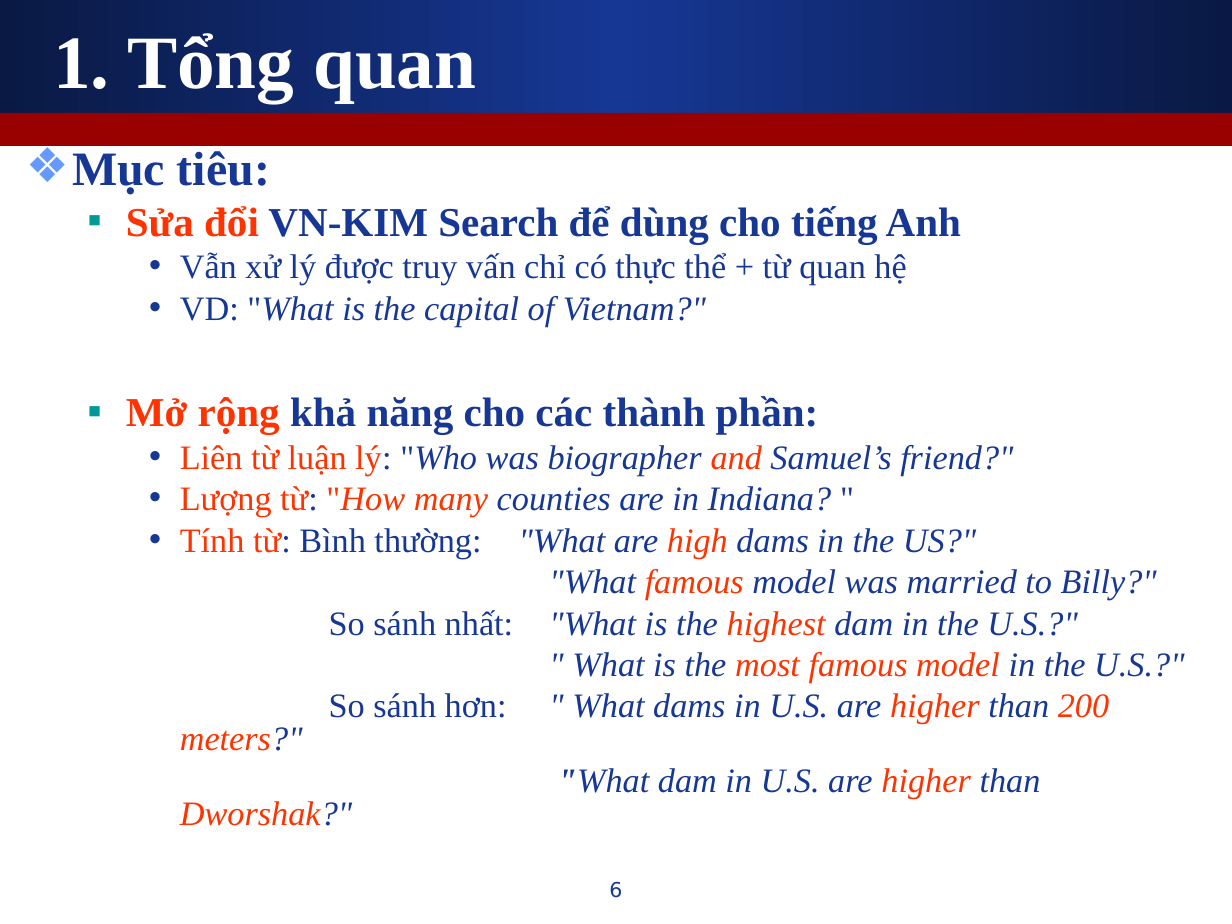
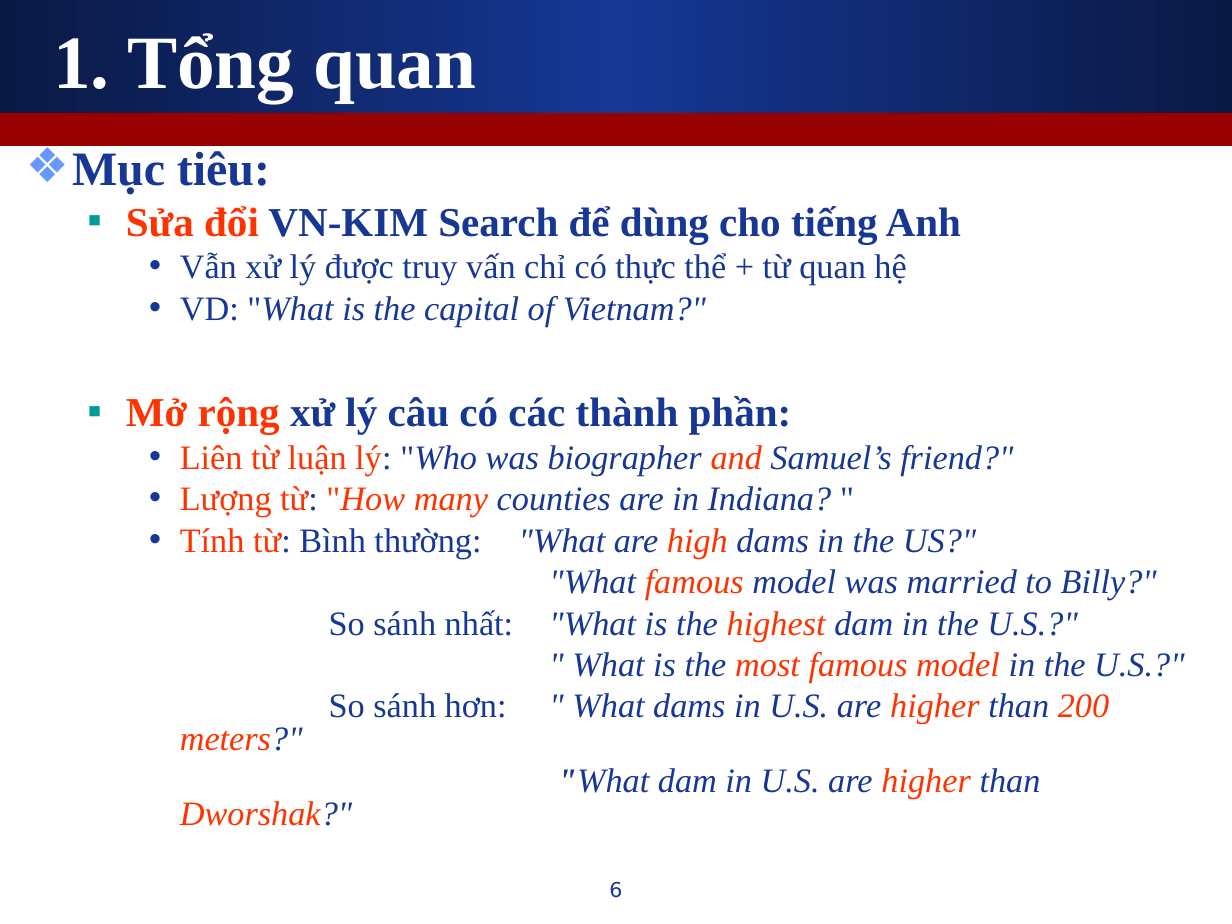
Before and after one commit to leaderwing/kt-kimres, a slide deck: slide 6 of note/[Thesis] Presentation.ppt. Drawn at 1232x924 pixels with LibreOffice and Linux fonts; fonts in the diff are those of the drawing. Boxes give left, top, right and bottom in pixels: in the first picture for what was removed or moved away, otherwise in the second. Text is boxed around its words. In the diff, an @@ line names an element or a change of style, - is before the commit and + after.

```diff
--- a/note/[Thesis] Presentation.ppt
+++ b/note/[Thesis] Presentation.ppt
@@ text at <box>126,396,792,434</box>: text changed @@
-  ▪ Mở rộng khả năng cho các thành phần:
+  ▪ Mở rộng xử lý câu có các thành phần:
```
